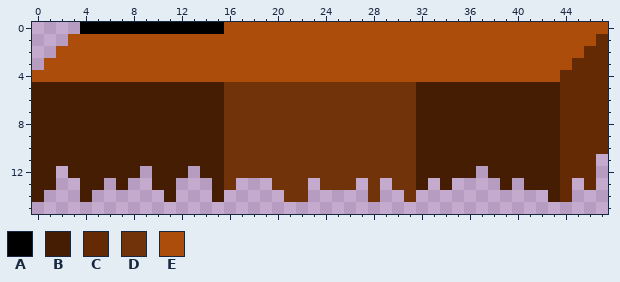
File history of a pixel-art sprite, Code/app/src/main/res/drawable/sprite_simple_plateform_1.png. The picture above is the old version.
The file is 48x16 pixels.
Palette (. is transparent): A #000000  B #451d02  C #632a03  D #70330a  E #ad4d0c
Pixels before, first column x 0:
 0 ....AAAAAAAAAAAAEEEEEEEEEEEEEEEEEEEEEEEEEEEEEEEE
 1 ...EEEEEEEEEEEEEEEEEEEEEEEEEEEEEEEEEEEEEEEEEEEEC
 2 ..EEEEEEEEEEEEEEEEEEEEEEEEEEEEEEEEEEEEEEEEEEEECC
 3 .EEEEEEEEEEEEEEEEEEEEEEEEEEEEEEEEEEEEEEEEEEEECCC
 4 EEEEEEEEEEEEEEEEEEEEEEEEEEEEEEEEEEEEEEEEEEEECCCC
 5 BBBBBBBBBBBBBBBBDDDDDDDDDDDDDDDDBBBBBBBBBBBBCCCC
 6 BBBBBBBBBBBBBBBBDDDDDDDDDDDDDDDDBBBBBBBBBBBBCCCC
 7 BBBBBBBBBBBBBBBBDDDDDDDDDDDDDDDDBBBBBBBBBBBBCCCC
 8 BBBBBBBBBBBBBBBBDDDDDDDDDDDDDDDDBBBBBBBBBBBBCCCC
 9 BBBBBBBBBBBBBBBBDDDDDDDDDDDDDDDDBBBBBBBBBBBBCCCC
10 BBBBBBBBBBBBBBBBDDDDDDDDDDDDDDDDBBBBBBBBBBBBCCCC
11 BBBBBBBBBBBBBBBBDDDDDDDDDDDDDDDDBBBBBBBBBBBBCCC.
12 BB.BBBBBB.BBB.BBDDDDDDDDDDDDDDDDBBBBB.BBBBBBCCC.
13 BB..BB.B..BB...BD...DDD.DDD.D.DDB.B....B.BBBC.C.
14 B...B......B...B.....DD.....D..D...........BC...
New version:
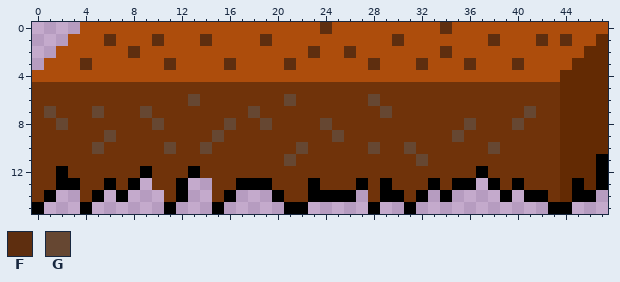
Colours new in this view: F #5e2e0f  G #664732
Diff:
Changed rows in their new state; - is an unchanged pixel.
first column x 0:
 0 ----EEEEEEEEEEEE--------F---------F-------------
 1 ------F---F---F----F----------F-------F---F-F---
 2 --------F--------------F--F-------F-------------
 3 ----F------F----F----F------F---F---F---F-------
 5 DDDDDDDDDDDDDDDD----------------DDDDDDDDDDDD----
 6 DDDDDDDDDDDDDGDD-----G------G---DDDDDDDDDDDD----
 7 DGDDDGDDDGDDDDDD--G----------G--DDDDDDDDDGDD----
 8 DDGDDDDDDDGDDDDDG--G----G-------DDDDGDDDGDDD----
 9 DDDDDDGDDDDDDDDG---------G------DDDGDDDDDDDD----
10 DDDDDGDDDDDGDDGD------G-----G--GDDDDDDGDDDDD----
11 DDDDDDDDDDDDDDDD-----G----------GDDDDDDDDDDD---A
12 DDADDDDDDADDDADD----------------DDDDDADDDDDD---A
13 DDAADDADA-DDA--D-AAA---A---A-A--DADAA-ADADDD-A-A
14 DA--DA-A---DA--DA---A--AAAA--AA-A-A----A-AAD-AA-
15 A---A------A---A-----AA-----A--A-----------AA---
Where, in picture pixels (left, top, right, bottom), the same in both pictures:
changed: (32, 22, 608, 214)
